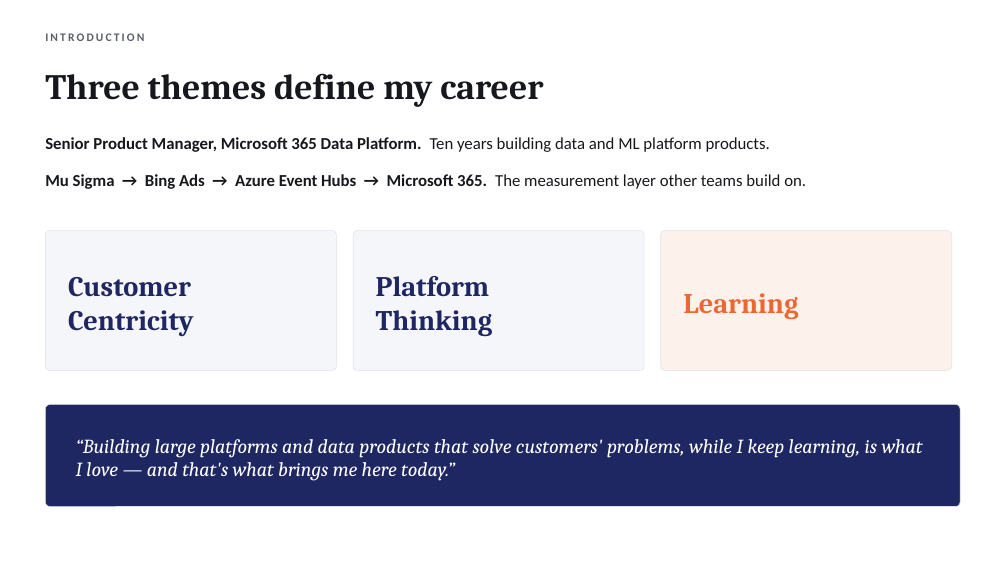
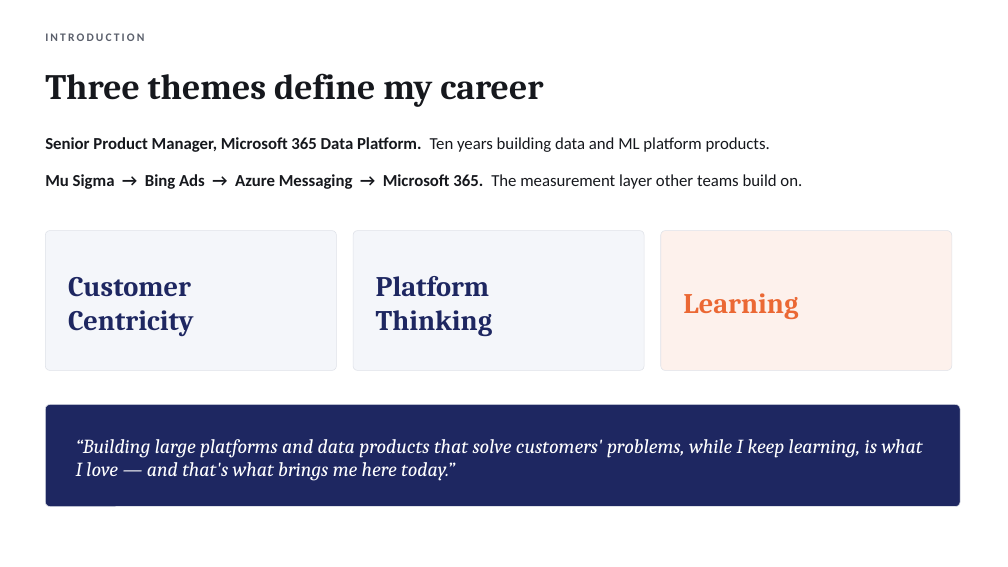
Before and after one commit to suraj-iyer9/AnalyticsFW-Aug2026, a slide deck: slide 2 of docs/executive_deck.pptx. Drawn at 1008x567 pixels with LibreOffice and Linux fonts; fonts in the diff are those of the drawing. Boxes give left, top, right and bottom in pixels: in the first picture for what was removed or moved away, otherwise in the second. Text is boxed around its words. In the diff, an @@ line names an element or a change of style, - is before the commit and + after.

```diff
--- a/docs/executive_deck.pptx
+++ b/docs/executive_deck.pptx
@@ text at bbox=[45, 174, 802, 189]: text changed @@
-Mu Sigma → Bing Ads → Azure Event Hubs → Microsoft 365. The measurement layer other teams build on.
+Mu Sigma → Bing Ads → Azure Messaging → Microsoft 365. The measurement layer other teams build on.
```
Also in this commit, not shown: 5 other slides changed, 1 other file.
